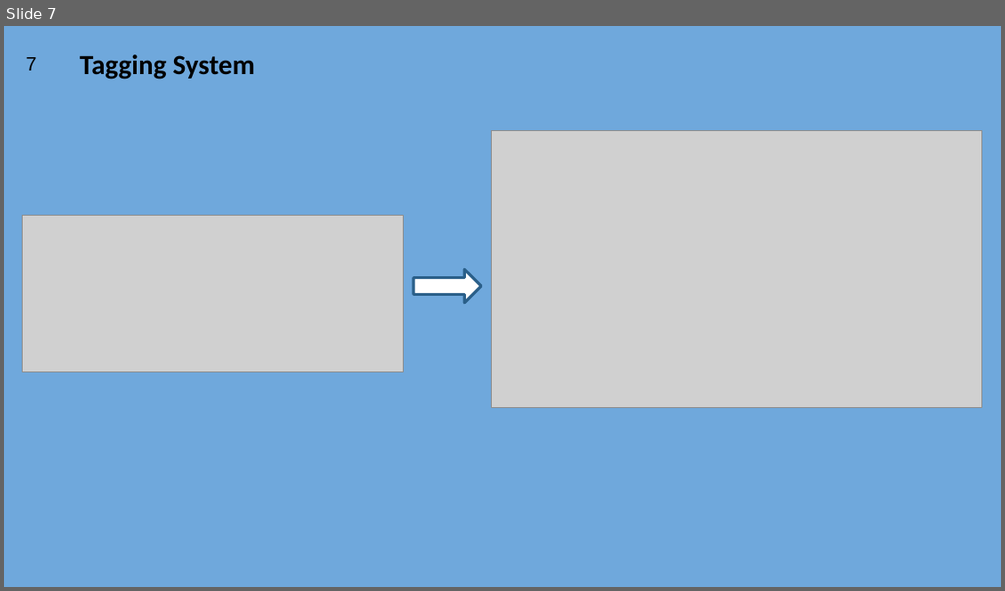
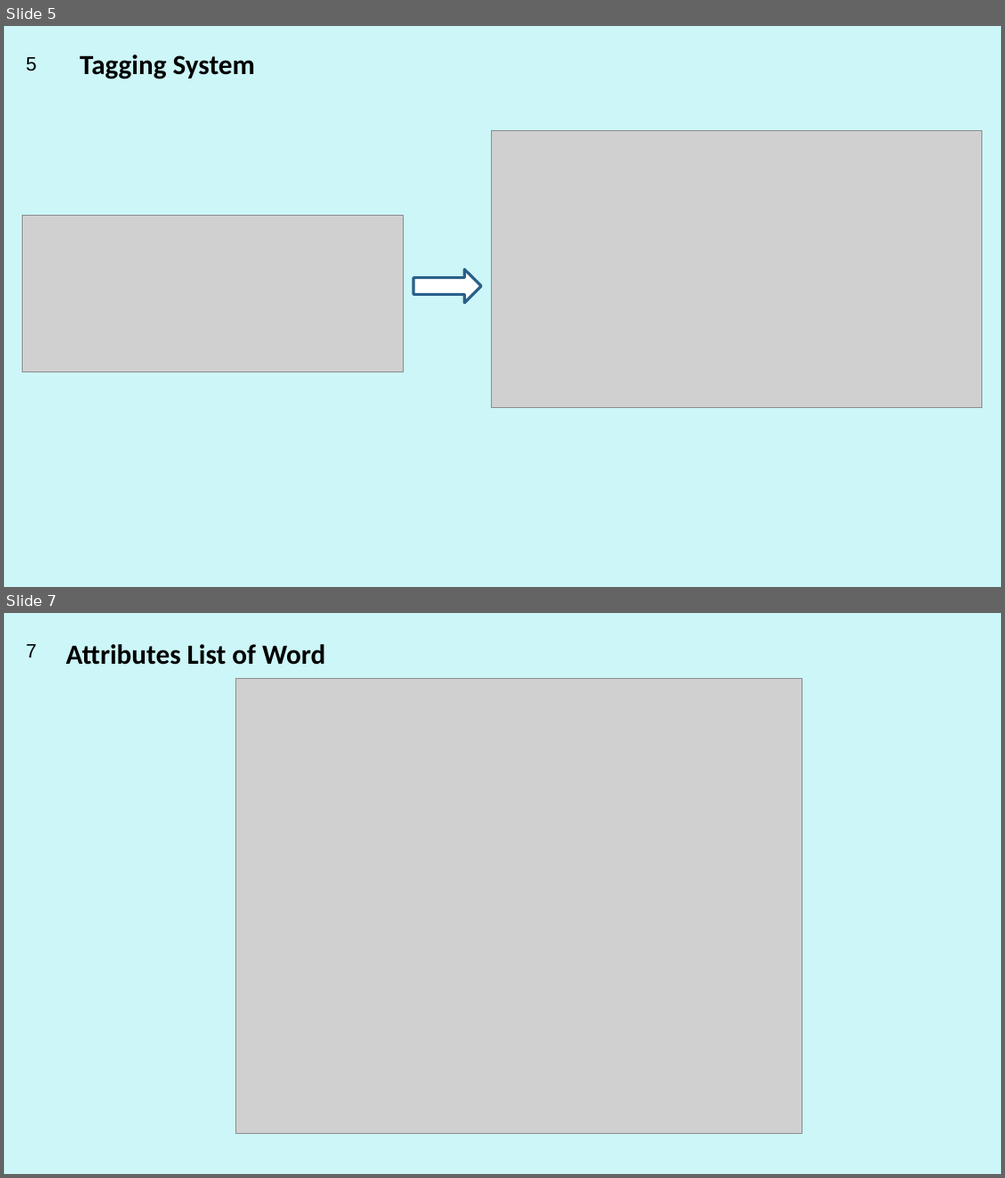
Before and after one commit to bugseerdogan/CSE4095S17_Group3, a slide deck: CSE4095S17_Group3.pptx. Shown one above the other, each under a label of ours: slide 7 before the commit, slides 5 and 7 after it; the slides between them are not shown. The pictures are 1005x591 and 1005x1178 pixels, drawn with LibreOffice and Linux fonts; fonts in the diff are those of the drawing; grey boxes stand for pictures. Boxes give left, top, right and bottom in pixels: in the first picture for what was removed or moved away, otherwise in the second. Text is boxed around its words. In the diff, an @@ line names an element or a change of style, - is before the commit and + after.

```diff
--- a/CSE4095S17_Group3.pptx
+++ b/CSE4095S17_Group3.pptx
@@ slide 7 added at (x1=4, y1=613, x2=1001, y2=1174), background #CCF6F8 @@
@@ page number added at (x1=26, y1=644, x2=37, y2=657), 14 pt, text #000000 @@
+7
@@ text added at (x1=66, y1=644, x2=325, y2=665), 20 pt, text #000000, bold @@
+Attributes List of Word
@@ picture added at (x1=236, y1=678, x2=802, y2=1134) @@
@@ what was slide 7 is now slide 5 @@
@@ slide 5 changed as well @@
@@ background #6FA8DC to #CCF6F8 @@
@@ page number at (x1=26, y1=57, x2=37, y2=71): text changed @@
-7
+5
```
Also in this commit, not shown: 7 other slides changed, 11 other slides added, 3 slides removed.
